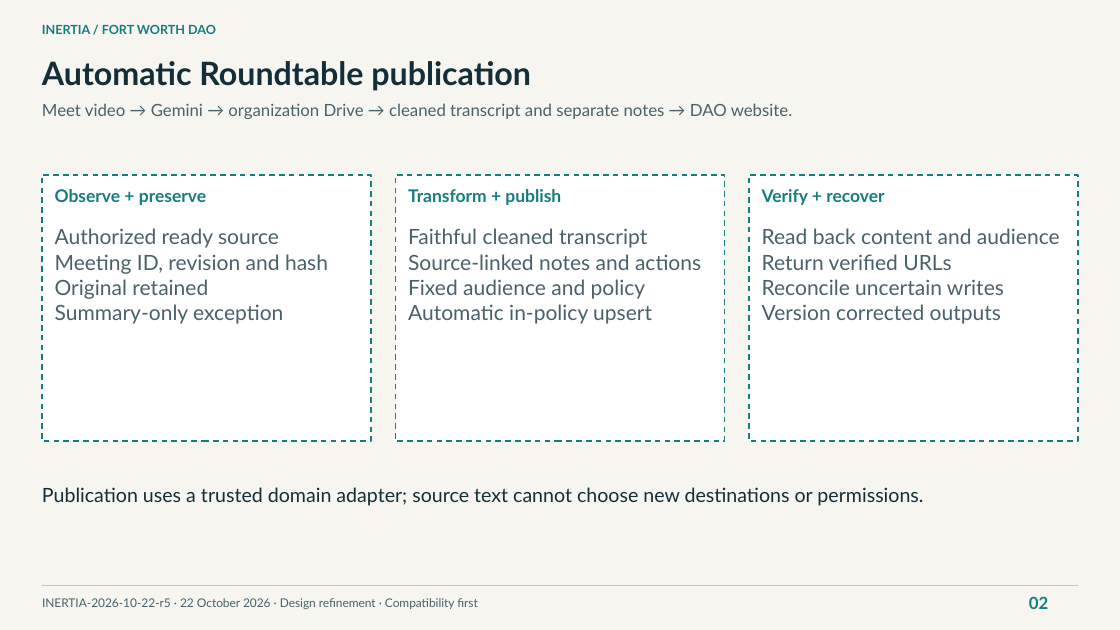
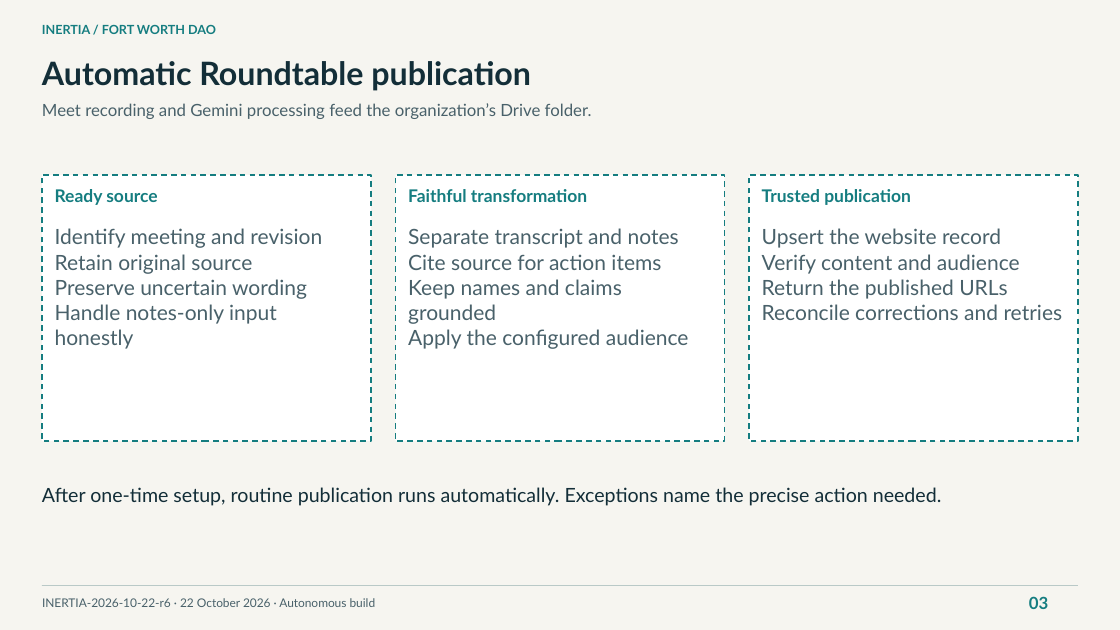
Before and after one commit to NetRxn/Inertia, a slide deck: slide 3 of Inertia-Architecture.pptx (slide 2 before the commit). Drawn at 1120x630 pixels with LibreOffice and Linux fonts; fonts in the diff are those of the drawing. Boxes give left, top, right and bottom in pixels: in the first picture for what was removed or moved away, otherwise in the second. Text is boxed around its words. In the diff, an @@ line names an element or a change of style, - is before the commit and + after.

```diff
--- a/Inertia-Architecture.pptx
+++ b/Inertia-Architecture.pptx
@@ text at box(42, 103, 592, 119): text changed @@
-Meet video → Gemini → organization Drive → cleaned transcript and separate notes → DAO website.
+Meet recording and Gemini processing feed the organization’s Drive folder.
@@ text at box(55, 189, 157, 205): text changed @@
-Observe + preserve
+Ready source
@@ text at box(408, 189, 587, 202): text changed @@
-Transform + publish
+Faithful transformation
@@ text at box(762, 189, 911, 205): text changed @@
-Verify + recover
+Trusted publication
@@ text at box(55, 228, 322, 349): text changed @@
-Authorized ready source
-Meeting ID, revision and hash
-Original retained
-Summary-only exception
+Identify meeting and revision
+Retain original source
+Preserve uncertain wording
+Handle notes-only input honestly
@@ text at box(408, 228, 689, 349): text changed @@
-Faithful cleaned transcript
-Source-linked notes and actions
-Fixed audience and policy
-Automatic in-policy upsert
+Separate transcript and notes
+Cite source for action items
+Keep names and claims grounded
+Apply the configured audience
@@ text at box(762, 228, 1063, 320): text changed @@
-Read back content and audience
-Return verified URLs
-Reconcile uncertain writes
-Version corrected outputs
+Upsert the website record
+Verify content and audience
+Return the published URLs
+Reconcile corrections and retries
@@ text at box(42, 487, 942, 506): text changed @@
-Publication uses a trusted domain adapter; source text cannot choose new destinations or permissions.
+After one-time setup, routine publication runs automatically. Exceptions name the precise action needed.
@@ text at box(42, 598, 376, 607): text changed @@
-INERTIA-2026-10-22-r5 · 22 October 2026 · Design refinement · Compatibility first
+INERTIA-2026-10-22-r6 · 22 October 2026 · Autonomous build
@@ text at box(1029, 596, 1048, 609): text changed @@
-02
+03
```
Also in this commit, not shown: 5 other slides changed, 2 slides added, 1 slide removed, 4 other files.
